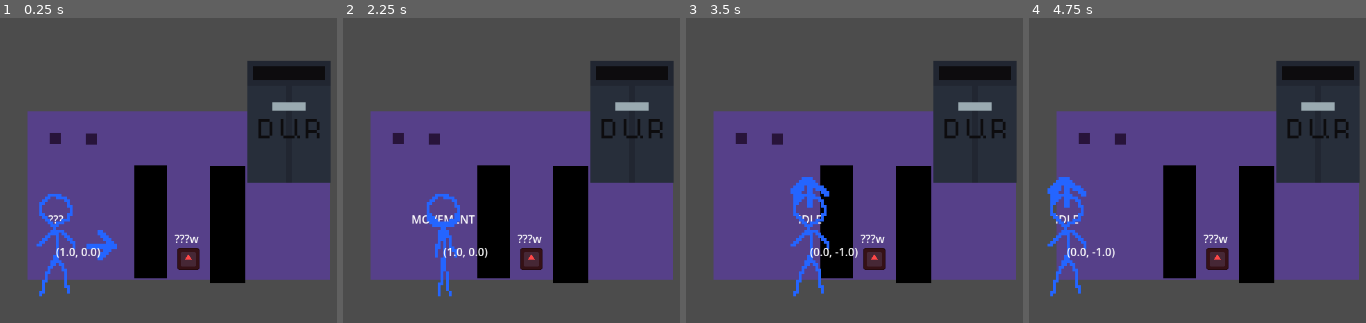
Above: before the commit, frames 1-4 (left to right).
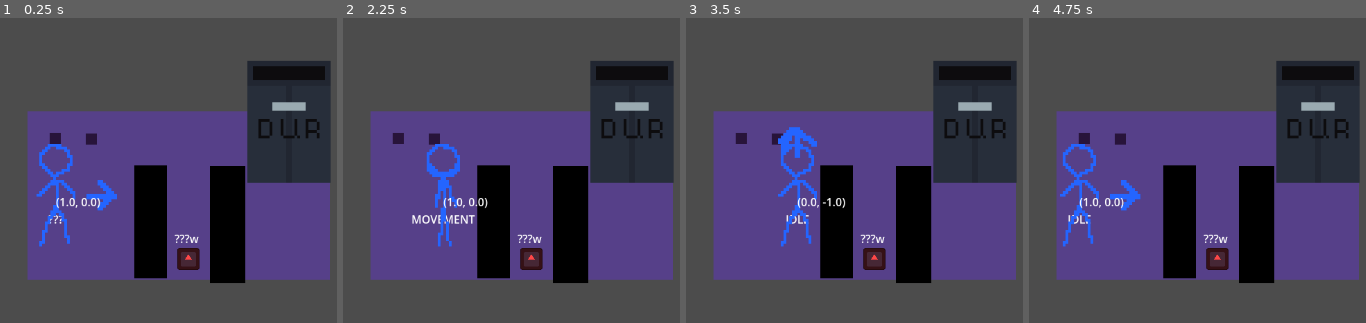
Above: after the commit, the same moments.

Repository: xill47/the-cube-game
Game: Godot game, scene res://rooms/test_chamber/test_chamber2.tscn
Two runs of this game, one before a commit and one after it. Both use one fixed random seed, a clock stepped at 60 frames per second and the inputs below. This scene is started directly instead of the project's main scene. The engine's default icon, where the game draws it, is replaced by a stand-in: a white triangle on a blue panel in a dark square.
Inputs (mouse positions are in pixels of both pictures, inside the frame that each line leads up to):
- Up to frame 1 (0.25 s): no input
- Up to frame 2 (2.25 s): tap Enter at 0.5, 2 s; move the mouse to (outside the picture) at 0.52 s; hold D (move_right) 0.53-1.25 s; hold Right mouse button (aim) 0.53-1.25 s; click (outside the picture) at 0.67 s; tap Space at 1.25 s; drag from (417, 225) to (632, 185) at 1.27 s; move the mouse to (656, 103) at 2.02 s; hold D (move_right) from 2.03 s (still down); tap Q (rotate_ccw) at 2.1 s
- Up to frame 3 (3.5 s): release D (move_right) at 2.75 s; tap Space at 2.75 s; drag from (878, 292) to (776, 140) at 2.77 s
- Up to frame 4 (4.75 s): tap Enter at 3.5 s; move the mouse to (outside the picture) at 3.52 s; press the mouse at (outside the picture) at 3.53 s; hold A (move_left) 3.53-4.25 s; release the mouse at (outside the picture) at 4.25 s; tap Space at 4.25 s; drag from (outside the picture) to (1143, 91) at 4.27 s

The runs differ from the first frame. In frame 1, 2.8% of the frame differs, in the area x 10-35%, y 41-92%; in frame 2, 2.0%; in frame 3, 3.0%, in the area x 27-52%, y 35-92%; in frame 4, 2.9%.

Commit message:
Charcter adjastments (#21)

Diff:
--- a/character/character.tscn
+++ b/character/character.tscn
@@ -15,11 +15,13 @@
 [ext_resource type="AnimationLibrary" uid="uid://dxyoy86qvsmj" path="res://character/assets/animation-tests/animation_res/run.res" id="11_hq3og"]
 [ext_resource type="AnimationLibrary" uid="uid://cm43fbus4h4lg" path="res://character/assets/animation-tests/animation_res/walk.res" id="13_orckd"]
 
-[sub_resource type="CircleShape2D" id="CircleShape2D_yf0e5"]
+[sub_resource type="CapsuleShape2D" id="CapsuleShape2D_hd715"]
 radius = 16.0
-
-[sub_resource type="CircleShape2D" id="CircleShape2D_ugqs2"]
-radius = 5.0
+height = 68.0
+
+[sub_resource type="CapsuleShape2D" id="CapsuleShape2D_hq3og"]
+radius = 24.0
+height = 100.0
 
 [sub_resource type="Animation" id="Animation_gx66j"]
 resource_name = "idle-down"
@@ -708,6 +710,9 @@
 nodes/down/position = Vector2(300, 1120)
 node_connections = [&"output", 0, &"CustomShot", &"Walk", 0, &"wa", &"Walk", 1, &"Animation", &"Walk", 2, &"Animation 2 …(1094 unchanged characters)…
 
+[sub_resource type="RectangleShape2D" id="RectangleShape2D_hd715"]
+size = Vector2(60, 48)
+
 [node name="Character" type="CharacterBody2D" unique_id=337287904]
 collision_layer = 3
 collision_mask = 3
@@ -720,7 +725,8 @@
 metadata/_custom_type_script = "uid://dalnoy50favch"
 
 [node name="CollisionShape2D" type="CollisionShape2D" parent="." unique_id=1386120881]
-shape = SubResource("CircleShape2D_yf0e5")
+rotation = 1.5707964
+shape = SubResource("CapsuleShape2D_hd715")
 
 [node name="StanceLabel" type="Label" parent="." unique_id=330398775]
 anchors_preset = 7
@@ -744,9 +750,11 @@
 collision_mask = 4
 
 [node name="CollisionShape2D" type="CollisionShape2D" parent="InteractableArea" unique_id=1418704256]
-shape = SubResource("CircleShape2D_ugqs2")
+rotation = 1.5707964
+shape = SubResource("CapsuleShape2D_hq3og")
 
 [node name="CharacterAnimation" type="Node2D" parent="." unique_id=54665230]
+position = Vector2(0, -72)
 script = ExtResource("4_o6jyn")
 directions = {
 Vector2(-1, -1): "up-left",
@@ -937,6 +945,15 @@
 offset_right = 40.0
 offset_bottom = 23.0
 
+[node name="CameraArea" type="Area2D" parent="." unique_id=1628044827]
+collision_layer = 128
+collision_mask = 128
+monitoring = false
+
+[node name="CollisionShape2D" type="CollisionShape2D" parent="CameraArea" unique_id=1242450052]
+shape = SubResource("RectangleShape2D_hd715")
+debug_color = Color(0.7443149, 0.46412176, 0, 0.41960785)
+
 [connection signal="state_resolved" from="StateProvider" to="." method="_on_state_provider_state_resolved"]
 [connection signal="area_entered" from="InteractableArea" to="." method="_on_interactable_area_area_entered"]
 [connection signal="area_exited" from="InteractableArea" to="." method="_on_interactable_area_area_exited"]
--- a/project.godot
+++ b/project.godot
@@ -81,12 +81,18 @@
 "events": [Object(InputEventMouseButton,"resource_local_to_scene":false,"resource_name":"","device":-1,"window_id":0,"a …(253 unchanged characters)…
 ]
 }
+pause={
+"deadzone": 0.2,
+"events": [Object(InputEventKey,"resource_local_to_scene":false,"resource_name":"","device":-1,"window_id":0,"alt_pressed":false,"shift_pressed":false,"ctrl_pressed":false,"meta_pressed":false,"pressed":false,"keycode":0,"physical_keycode":4194305,"key_label":0,"unicode":0,"location":0,"echo":false,"script":null)
+]
+}
 
 [layer_names]
 
 2d_physics/layer_1="obstacles"
 2d_physics/layer_2="vision"
 2d_physics/layer_3="interactable"
+2d_physics/layer_8="camera"
 
 [physics]
 
